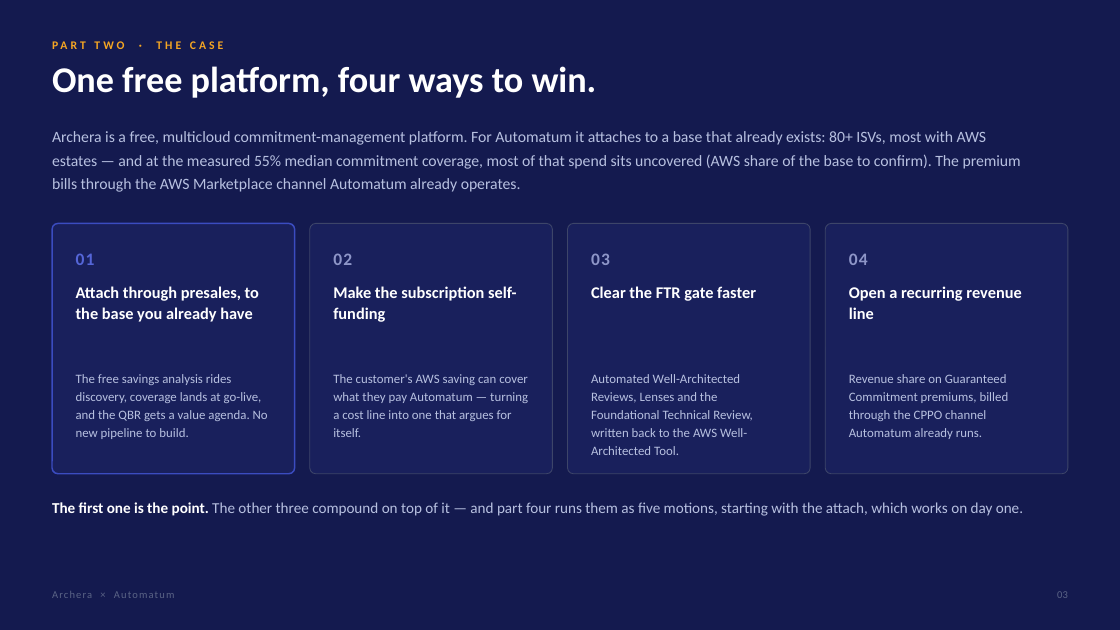
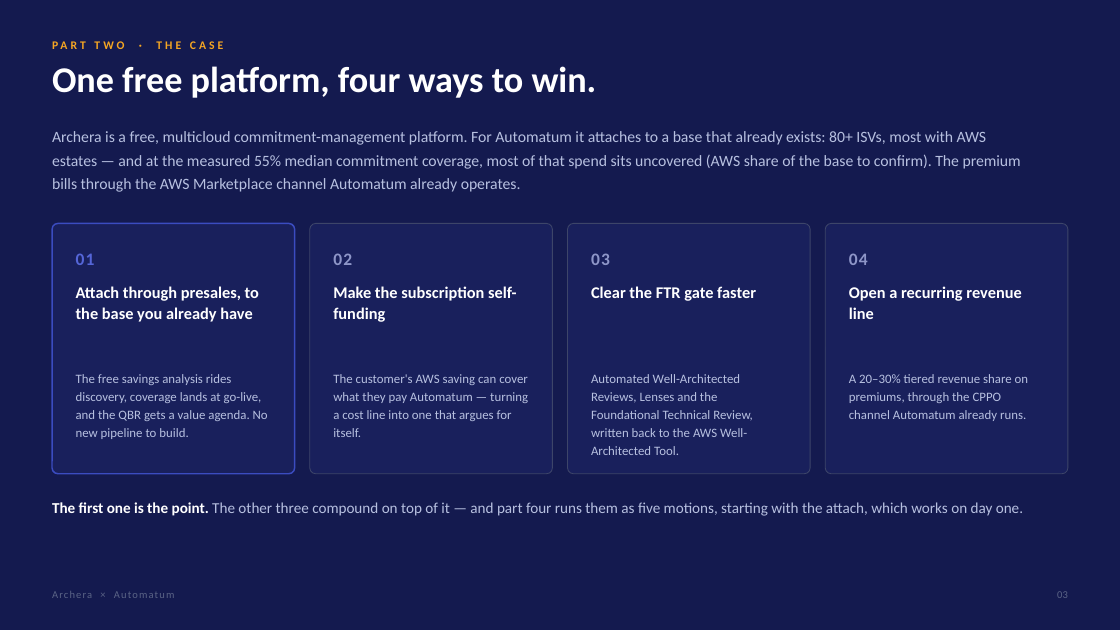
Before and after one commit to KianteEvans/barberbook, a slide deck: slide 3 of decks/Archera-for-Automatum.pptx. Drawn at 1120x630 pixels with LibreOffice and Linux fonts; fonts in the diff are those of the drawing. Boxes give left, top, right and bottom in pixels: in the first picture for what was removed or moved away, otherwise in the second. Text is boxed around its words. In the diff, an @@ line names an element or a change of style, - is before the commit and + after.

```diff
--- a/decks/Archera-for-Automatum.pptx
+++ b/decks/Archera-for-Automatum.pptx
@@ text at (x1=849, y1=374, x2=1029, y2=421): text changed @@
-Revenue share on Guaranteed Commitment premiums, billed through the CPPO channel Automatum already runs.
+A 20–30% tiered revenue share on premiums, through the CPPO channel Automatum already runs.
```
Also in this commit, not shown: 6 other slides changed, 2 other files.
